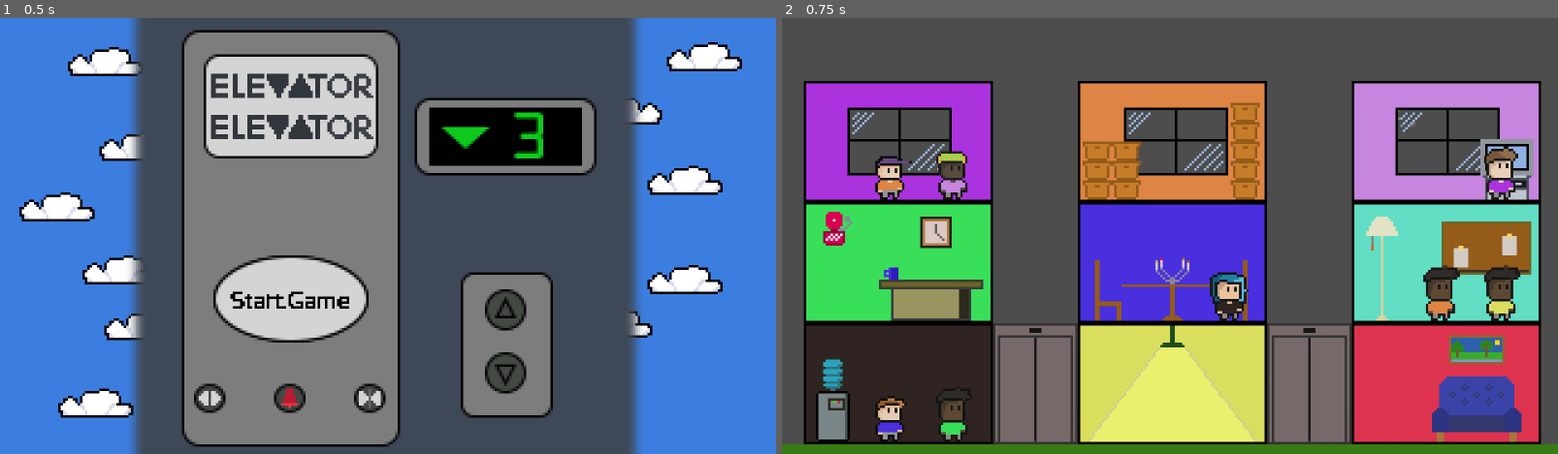
Above: before the commit, frames 1-2 (left to right).
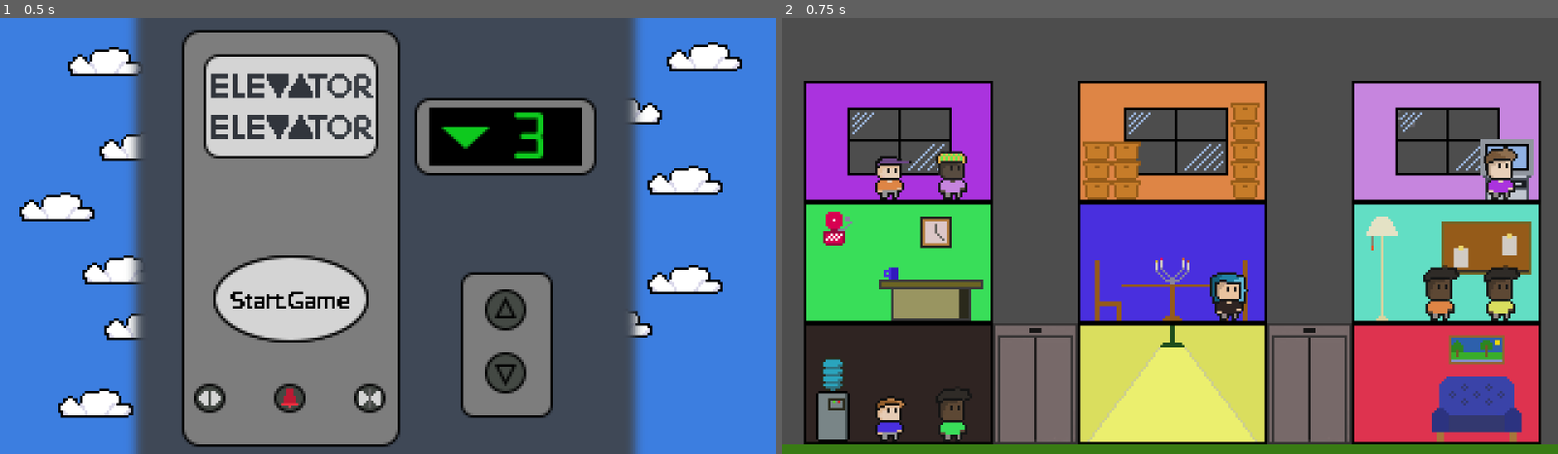
Above: after the commit, the same moments.

Repository: gunarp/gjds-game-jam2
Game: Godot game, scene res://scenes/main.tscn
Same seed, same stepped clock (60 frames per second), same inputs: the game is played once before the commit and once after it. Video files are missing from this copy of the repository; at most half a second of black plays in their place.
Inputs (mouse positions are in pixels of both pictures, inside the frame that each line leads up to):
- Up to frame 1 (0.5 s): no input
- Up to frame 2 (0.75 s): click (1076, 305) at 0.5 s

Frame 1 is identical in both runs. In frame 2, 0.2% of the frame differs, in the area x 12-95%, y 29-97%.

Commit message:
change scaling settings

Diff:
--- a/project.godot
+++ b/project.godot
@@ -21,9 +21,13 @@
 
 [display]
 
-window/size/viewport_width=1280
-window/size/viewport_height=720
-window/size/resizable=false
+window/size/viewport_width=1920
+window/size/viewport_height=1080
+window/size/window_width_override=1280
+window/size/window_height_override=720
+window/stretch/mode="canvas_items"
+window/stretch/aspect="expand"
+window/stretch/scale=6.0
 
 [input]
 
--- a/scenes/main.tscn
+++ b/scenes/main.tscn
@@ -17,14 +17,12 @@
 parameters/looping = true
 
 [node name="LoadInMenu" parent="." instance=ExtResource("3_sugp2")]
-scale = Vector2(4, 4)
 
 [node name="LevelCompleteOverlay" parent="." instance=ExtResource("4_jyhfs")]
 visible = false
 
 [node name="WinScreen" parent="." instance=ExtResource("5_tbgi4")]
 visible = false
-scale = Vector2(4, 4)
 
 [node name="tada" type="AudioStreamPlayer2D" parent="."]
 stream = ExtResource("6_tefeu")
--- a/scenes/menu/level_complete_overlay.tscn
+++ b/scenes/menu/level_complete_overlay.tscn
@@ -15,6 +15,7 @@
 anchor_bottom = 1.0
 grow_horizontal = 2
 grow_vertical = 2
+scale = Vector2(0.25, 0.25)
 
 [node name="Panel" type="Panel" parent="."]
 layout_mode = 0
@@ -25,20 +26,22 @@
 [node name="Good job message" type="Label" parent="."]
 layout_mode = 0
 offset_left = 392.0
-offset_top = 160.0
-offset_right = 880.0
-offset_bottom = 242.0
+offset_top = 172.0
+offset_right = 888.0
+offset_bottom = 255.0
 text = "Rooms Balanced!"
 label_settings = SubResource("LabelSettings_fvxwl")
 
 [node name="TimerDisplay" type="Label" parent="."]
 layout_mode = 0
-offset_left = 344.0
-offset_top = 294.0
-offset_right = 949.0
-offset_bottom = 377.0
+offset_left = 328.0
+offset_top = 308.0
+offset_right = 952.0
+offset_bottom = 391.0
 text = "Time Taken: "
 label_settings = SubResource("LabelSettings_oes5g")
+horizontal_alignment = 1
+vertical_alignment = 1
 script = ExtResource("1_oes5g")
 metadata/_custom_type_script = "uid://bwi3w787k78i8"
 
@@ -46,8 +49,8 @@
 layout_mode = 0
 offset_left = 450.0
 offset_top = 445.0
-offset_right = 620.0
-offset_bottom = 476.0
+offset_right = 619.0
+offset_bottom = 496.0
 scale = Vector2(2.23867, 2.23867)
 button_mask = 7
 text = "Go to next level"
--- a/scripts/menu/main.gd
+++ b/scripts/menu/main.gd
@@ -47,12 +47,11 @@
   start_button_ref.connect("pressed", _on_start_pushed)
   next_button_ref.connect("pressed", _on_next_level_requested)
   shuffle_button_ref.connect("pressed", _on_reshuffle)
-
   $LevelCompleteOverlay.z_index = 100
 
 
 func _scale_to_screen(n: Node2D) -> void:
-  n.apply_scale(Vector2(4, 4))
+  n.apply_scale(Vector2(1, 1))
 
 
 func _switch_next_level() -> void:
